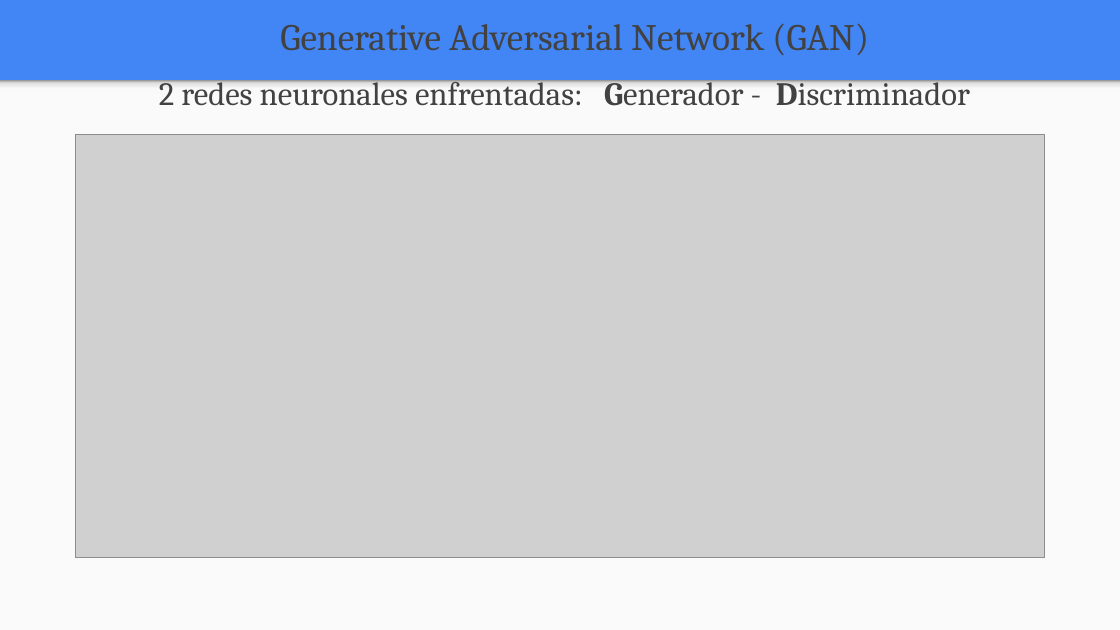
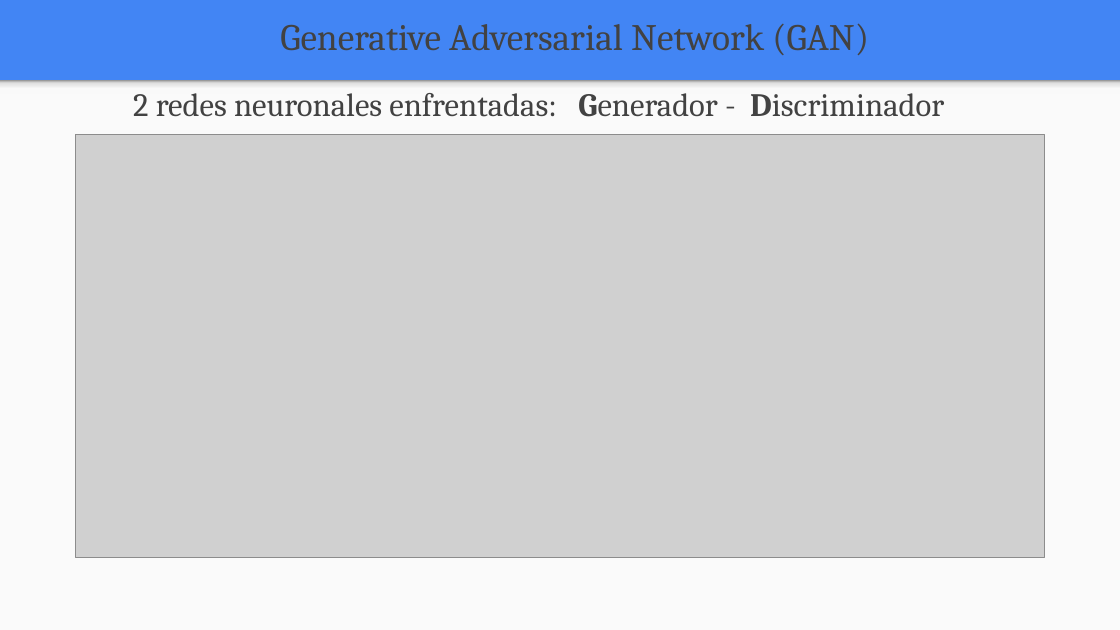
Before and after one commit to FIUBA-Posgrado-Inteligencia-Artificial/aprendizaje_profundo, a slide deck: slide 14 of clase_8/teoria/clase_8.pptx. Drawn at 1120x630 pixels with LibreOffice and Linux fonts; fonts in the diff are those of the drawing; grey boxes stand for pictures. Boxes give left, top, right and bottom in pixels: in the first picture for what was removed or moved away, otherwise in the second. Text is boxed around its words. In the diff, an @@ line names an element or a change of style, - is before the commit and + after.

```diff
--- a/clase_8/teoria/clase_8.pptx
+++ b/clase_8/teoria/clase_8.pptx
@@ text "2 redes neuronales enfrentadas: Generador ..." rewrapped from (159,75,970,106) to (133,93,944,117) @@
```
Also in this commit, not shown: 8 other slides changed, 2 other files.
